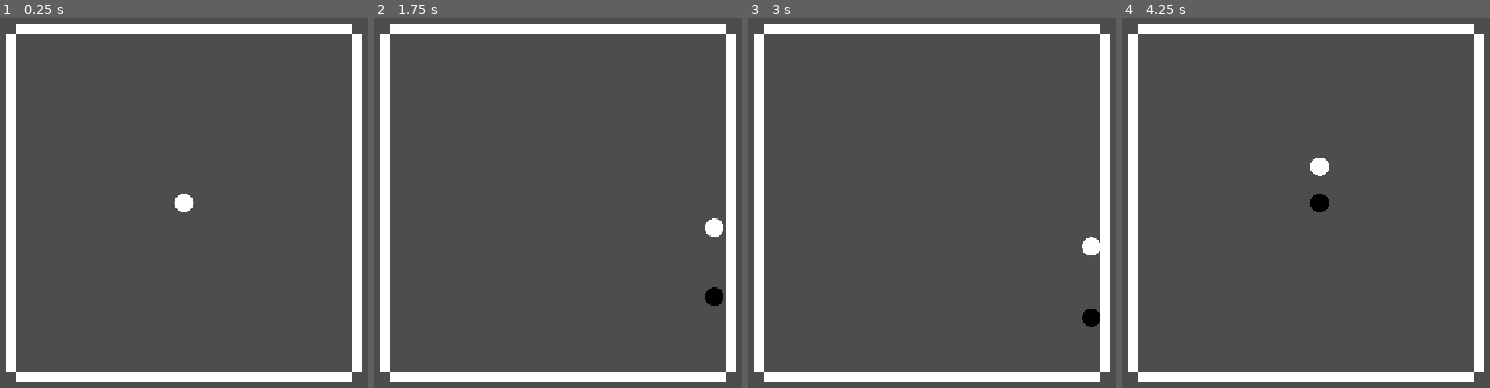
Above: before the commit, frames 1-4 (left to right).
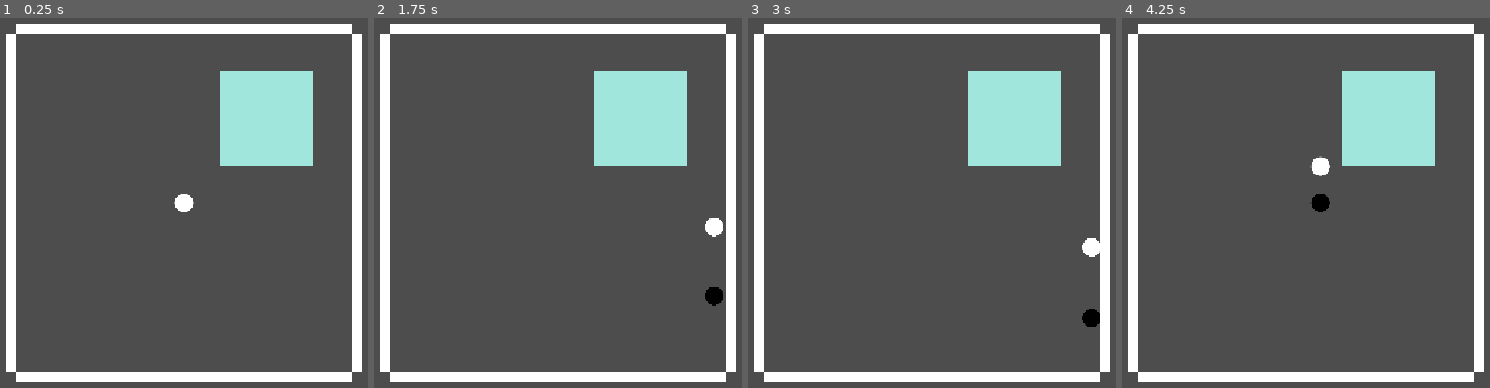
Above: after the commit, the same moments.

Repository: CSIE-Challenge/Challenge2026
Game: Godot game, scene res://Scenes/main.tscn
Same seed, same stepped clock (60 frames per second), same inputs: the game is played once before the commit and once after it.
Inputs:
- Up to frame 1 (0.25 s): no input
- Up to frame 2 (1.75 s): tap Enter at 0.5 s; hold D (move_right) 0.53-1.28 s; tap Space (jump) at 0.77, 1.52 s; hold S (move_down) from 1.28 s (still down)
- Up to frame 3 (3 s): release S (move_down) at 2.03 s; hold D (move_right) 2.03-2.78 s; tap Space (jump) at 2.75 s; hold W (move_up) from 2.78 s (still down)
- Up to frame 4 (4.25 s): tap Space (jump) at 3.02, 3.77 s; release W (move_up) at 3.53 s; hold A (move_left) from 3.53 s (still down)

The runs differ from the first frame. In frame 1, 6.5% of the frame differs, in the area x 59-86%, y 14-40%; in frame 2, 6.5%; in frame 3, 6.5%; in frame 4, 6.6%, in the area x 51-86%, y 14-53%.

Commit message:
feat: add ice-floor trap

Diff:
--- a/Scenes/gameplay.tscn
+++ b/Scenes/gameplay.tscn
@@ -1,9 +1,10 @@
-[gd_scene load_steps=7 format=3 uid="uid://bjm2jsv5qry5v"]
+[gd_scene format=3 uid="uid://bjm2jsv5qry5v"]
 
 [ext_resource type="Texture2D" uid="uid://dle4xt8upfg42" path="res://Shapes/Square.svg" id="1_hf1ha"]
 [ext_resource type="Script" uid="uid://dven18jgarb7v" path="res://Scripts/game_manager.gd" id="1_kwrm5"]
 [ext_resource type="Script" uid="uid://bdl6qti40jt4x" path="res://Scripts/player.gd" id="2_m34ki"]
 [ext_resource type="Texture2D" uid="uid://bgjfsuwx1lk7i" path="res://Shapes/Circle.svg" id="2_wbxth"]
+[ext_resource type="PackedScene" uid="uid://blesmlfba01ny" path="res://Scenes/trap_icefloor.tscn" id="5_r8bcl"]
 
 [sub_resource type="RectangleShape2D" id="RectangleShape2D_wbxth"]
 size = Vector2(135, 135)
@@ -11,64 +12,67 @@
 [sub_resource type="CircleShape2D" id="CircleShape2D_wbxth"]
 radius = 13.5
 
-[node name="Gameplay" type="Node2D"]
+[node name="Gameplay" type="Node2D" unique_id=1188795252]
 
-[node name="GameManager" type="Node2D" parent="."]
+[node name="GameManager" type="Node2D" parent="." unique_id=2146552977]
 script = ExtResource("1_kwrm5")
 
-[node name="Stage" type="Node2D" parent="."]
+[node name="Stage" type="Node2D" parent="." unique_id=1980485792]
 position = Vector2(576, 324)
 
-[node name="Walls" type="Node2D" parent="Stage"]
+[node name="trap_icefloor" parent="Stage" unique_id=1192991918 instance=ExtResource("5_r8bcl")]
+position = Vector2(119, -121)
 
-[node name="RightWall" type="StaticBody2D" parent="Stage/Walls"]
+[node name="Walls" type="Node2D" parent="Stage" unique_id=233821969]
+
+[node name="RightWall" type="StaticBody2D" parent="Stage/Walls" unique_id=2060612604]
 position = Vector2(250, 0)
 scale = Vector2(0.1, 3.6)
 collision_layer = 2
 collision_mask = 0
 
-[node name="CollisionShape2D" type="CollisionShape2D" parent="Stage/Walls/RightWall"]
+[node name="CollisionShape2D" type="CollisionShape2D" parent="Stage/Walls/RightWall" unique_id=1482547204]
 shape = SubResource("RectangleShape2D_wbxth")
 
-[node name="Sprite2D" type="Sprite2D" parent="Stage/Walls/RightWall"]
+[node name="Sprite2D" type="Sprite2D" parent="Stage/Walls/RightWall" unique_id=27848925]
 texture = ExtResource("1_hf1ha")
 
-[node name="LeftWall" type="StaticBody2D" parent="Stage/Walls"]
+[node name="LeftWall" type="StaticBody2D" parent="Stage/Walls" unique_id=1237316130]
 position = Vector2(-250, 0)
 scale = Vector2(0.1, 3.6)
 collision_layer = 2
 
-[node name="CollisionShape2D" type="CollisionShape2D" parent="Stage/Walls/LeftWall"]
+[node name="CollisionShape2D" type="CollisionShape2D" parent="Stage/Walls/LeftWall" unique_id=1579235731]
 shape = SubResource("RectangleShape2D_wbxth")
 
-[node name="Sprite2D" type="Sprite2D" parent="Stage/Walls/LeftWall"]
+[node name="Sprite2D" type="Sprite2D" parent="Stage/Walls/LeftWall" unique_id=1138110843]
 texture = ExtResource("1_hf1ha")
 
-[node name="UpWall" type="StaticBody2D" parent="Stage/Walls"]
+[node name="UpWall" type="StaticBody2D" parent="Stage/Walls" unique_id=1931367358]
 position = Vector2(0, 250)
 rotation = 1.5707964
 scale = Vector2(0.1, 3.6)
 collision_layer = 2
 
-[node name="CollisionShape2D" type="CollisionShape2D" parent="Stage/Walls/UpWall"]
+[node name="CollisionShape2D" type="CollisionShape2D" parent="Stage/Walls/UpWall" unique_id=473867449]
 shape = SubResource("RectangleShape2D_wbxth")
 
-[node name="Sprite2D" type="Sprite2D" parent="Stage/Walls/UpWall"]
+[node name="Sprite2D" type="Sprite2D" parent="Stage/Walls/UpWall" unique_id=2134883391]
 texture = ExtResource("1_hf1ha")
 
-[node name="DownWall" type="StaticBody2D" parent="Stage/Walls"]
+[node name="DownWall" type="StaticBody2D" parent="Stage/Walls" unique_id=344945539]
 position = Vector2(0, -250)
 rotation = 1.5707964
 scale = Vector2(0.1, 3.6)
 collision_layer = 2
 
-[node name="CollisionShape2D" type="CollisionShape2D" parent="Stage/Walls/DownWall"]
+[node name="CollisionShape2D" type="CollisionShape2D" parent="Stage/Walls/DownWall" unique_id=1865613336]
 shape = SubResource("RectangleShape2D_wbxth")
 
-[node name="Sprite2D" type="Sprite2D" parent="Stage/Walls/DownWall"]
+[node name="Sprite2D" type="Sprite2D" parent="Stage/Walls/DownWall" unique_id=1126737212]
 texture = ExtResource("1_hf1ha")
 
-[node name="Player" type="CharacterBody2D" parent="Stage"]
+[node name="Player" type="CharacterBody2D" parent="Stage" unique_id=731616286]
 collision_mask = 2
 motion_mode = 1
 script = ExtResource("2_m34ki")
@@ -77,14 +81,14 @@
 jump_gravity = 2500.0
 jump_fall_multiplier = 1.5
 
-[node name="CollisionShape2D" type="CollisionShape2D" parent="Stage/Player"]
+[node name="CollisionShape2D" type="CollisionShape2D" parent="Stage/Player" unique_id=292475681]
 shape = SubResource("CircleShape2D_wbxth")
 
-[node name="ShadowSprite" type="Sprite2D" parent="Stage/Player"]
+[node name="ShadowSprite" type="Sprite2D" parent="Stage/Player" unique_id=711688744]
 modulate = Color(0, 0, 0, 1)
 scale = Vector2(0.2, 0.2)
 texture = ExtResource("2_wbxth")
 
-[node name="BodySprite" type="Sprite2D" parent="Stage/Player"]
+[node name="BodySprite" type="Sprite2D" parent="Stage/Player" unique_id=1001969496]
 scale = Vector2(0.2, 0.2)
 texture = ExtResource("2_wbxth")
--- /dev/null
+++ b/Scenes/trap_icefloor.tscn
@@ -0,0 +1,17 @@
+[gd_scene format=3 uid="uid://blesmlfba01ny"]
+
+[ext_resource type="Script" uid="uid://cnnpbfnww61wx" path="res://Scripts/trap_icefloor.gd" id="1_j7spk"]
+[ext_resource type="Texture2D" uid="uid://gqgkp3rm4qmj" path="res://Shapes/IceFloor.svg" id="2_j7spk"]
+
+[node name="IceFloor" type="Area2D" unique_id=1192991918]
+script = ExtResource("1_j7spk")
+
+[node name="Sprite2D" type="Sprite2D" parent="." unique_id=2135560715]
+texture = ExtResource("2_j7spk")
+
+[node name="CollisionPolygon2D" type="CollisionPolygon2D" parent="." unique_id=897093263]
+visible = false
+polygon = PackedVector2Array(-67.5, -67.5, -67.5, 67.5, 67.5, 67.5, 67.5, -67.5)
+
+[connection signal="body_entered" from="." to="." method="_on_body_entered"]
+[connection signal="body_exited" from="." to="." method="_on_body_exited"]
--- a/Scripts/player.gd
+++ b/Scripts/player.gd
@@ -1,4 +1,5 @@
 extends CharacterBody2D
+@export var acceleration: float = 100
 @export var move_speed: float
 @export var jump_velocity: float
 @export var jump_gravity: float
@@ -17,7 +18,7 @@
 
 func _physics_process(delta: float) -> void:
 	var input_dir = Input.get_vector("move_left", "move_right", "move_up", "move_down")
-	move(input_dir, move_speed)
+	move(input_dir, move_speed, delta)
 	if Input.is_action_just_pressed("jump"):
 		jump()
 		GlobalSignal.player_hit.emit(67)  #只是測試與示範player_hit怎麼呼叫
@@ -25,8 +26,13 @@
 		jump_process(delta)
 
 
-func move(dir: Vector2, speed: float):
-	velocity = dir * speed
+func move(dir: Vector2, speed: float, delta: float):
+	var target_velocity = dir * speed
+	var weight = 1.0 - exp(-acceleration * delta)
+	if dir != Vector2.ZERO:
+		velocity = velocity.lerp(target_velocity, weight)
+	else:
+		velocity = velocity.lerp(Vector2.ZERO, weight)
 	move_and_slide()
 
 
--- /dev/null
+++ b/Scripts/trap_icefloor.gd
@@ -0,0 +1,25 @@
+extends Area2D
+
+const PlayerScript = preload("res://Scripts/player.gd")
+
+
+# Called when the node enters the scene tree for the first time.
+func _ready() -> void:
+	pass  # Replace with function body.
+
+
+# Called every frame. 'delta' is the elapsed time since the previous frame.
+func _process(_delta: float) -> void:
+	pass
+
+
+func _on_body_entered(body: Node2D) -> void:
+	if body.get_script() == PlayerScript:
+		print("player entered icefloor")
+		body.acceleration = 5
+
+
+func _on_body_exited(body: Node2D) -> void:
+	if body.get_script() == PlayerScript:
+		print("player left icefloor")
+		body.acceleration = 100
--- /dev/null
+++ b/Shapes/IceFloor.svg
@@ -0,0 +1,39 @@
+<?xml version="1.0" encoding="UTF-8" standalone="no"?>
+<!-- Created with Inkscape (http://www.inkscape.org/) -->
+
+<svg
+   width="35.746475mm"
+   height="35.746479mm"
+   viewBox="0 0 35.746475 35.746479"
+   version="1.1"
+   id="svg1"
+   xmlns:inkscape="http://www.inkscape.org/namespaces/inkscape"
+   xmlns:sodipodi="http://sodipodi.sourceforge.net/DTD/sodipodi-0.dtd"
+   xmlns="http://www.w3.org/2000/svg"
+   xmlns:svg="http://www.w3.org/2000/svg">
+  <sodipodi:namedview
+     id="namedview1"
+     pagecolor="#505050"
+     bordercolor="#eeeeee"
+     borderopacity="1"
+     inkscape:showpageshadow="0"
+     inkscape:pageopacity="0"
+     inkscape:pagecheckerboard="0"
+     inkscape:deskcolor="#505050"
+     inkscape:document-units="mm" />
+  <defs
+     id="defs1" />
+  <g
+     inkscape:label="圖層 1"
+     inkscape:groupmode="layer"
+     id="layer1"
+     transform="translate(-63.887323,-82.901411)">
+    <rect
+       style="fill:#a1e6dd;stroke:#a1e6dd;stroke-width:0;stroke-linecap:round;stroke-linejoin:round;stroke-dasharray:none;stroke-opacity:1"
+       id="rect1"
+       width="35.746479"
+       height="35.746479"
+       x="63.887321"
+       y="82.901405" />
+  </g>
+</svg>
Not shown, added: Scripts/trap_icefloor.gd.uid
Not shown, added: Shapes/IceFloor.svg.import
